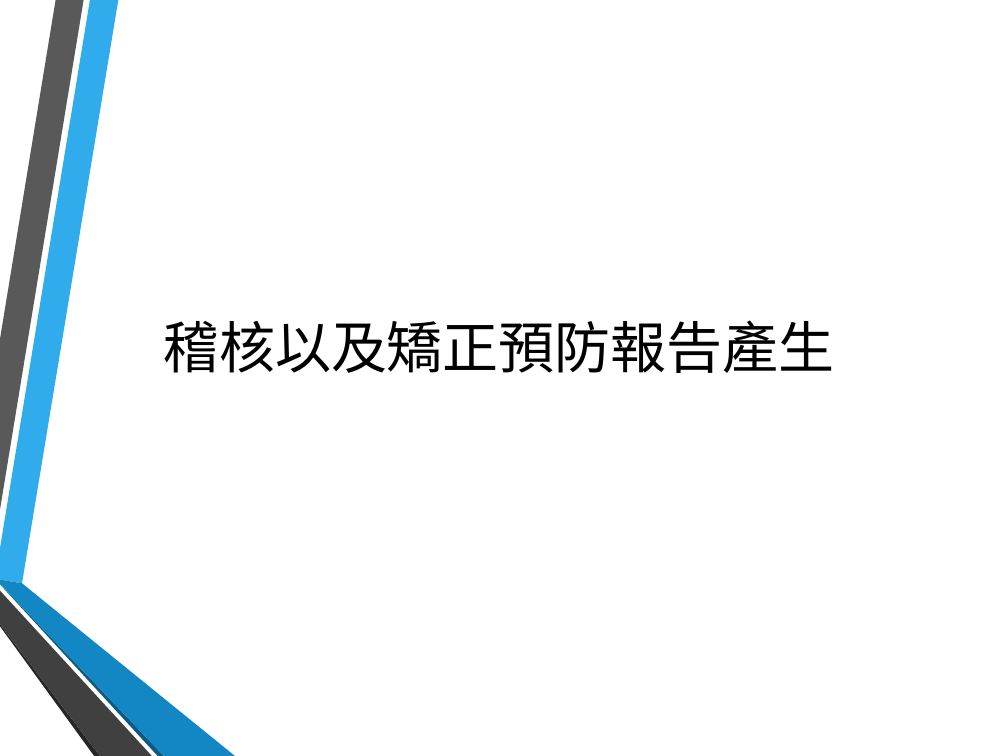
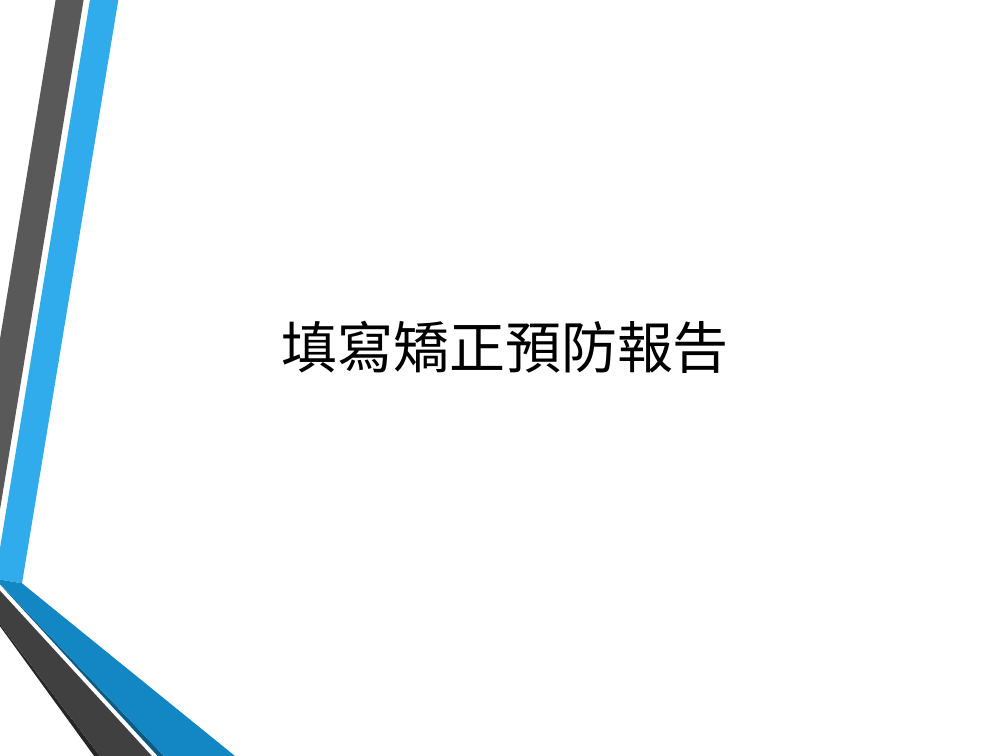
Before and after one commit to hsinewu/pia, a slide deck: slide 42 of Presentation/報告投影片.pptx (slide 37 before the commit). Drawn at 1008x756 pixels with LibreOffice and Linux fonts; fonts in the diff are those of the drawing; background and template pictures are left out. Boxes give left, top, right and bottom in pixels: in the first picture for what was removed or moved away, otherwise in the second. Text is boxed around its words. In the diff, an @@ line names an element or a change of style, - is before the commit and + after.

```diff
--- a/Presentation/報告投影片.pptx
+++ b/Presentation/報告投影片.pptx
@@ title at bbox=[281, 320, 729, 373]: text changed @@
-稽核以及矯正預防報告產生
+填寫矯正預防報告
```
Also in this commit, not shown: 3 other slides changed, 3 slides added, 2 slides removed.
